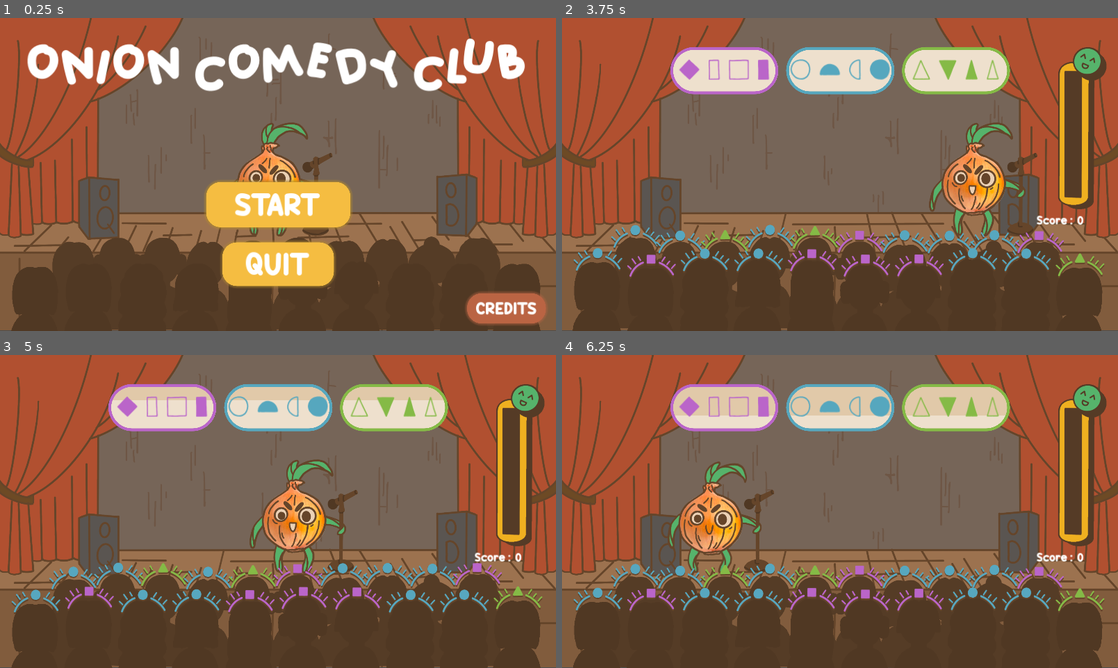
Above: before the commit, frames 1-4 (two rows, left to right).
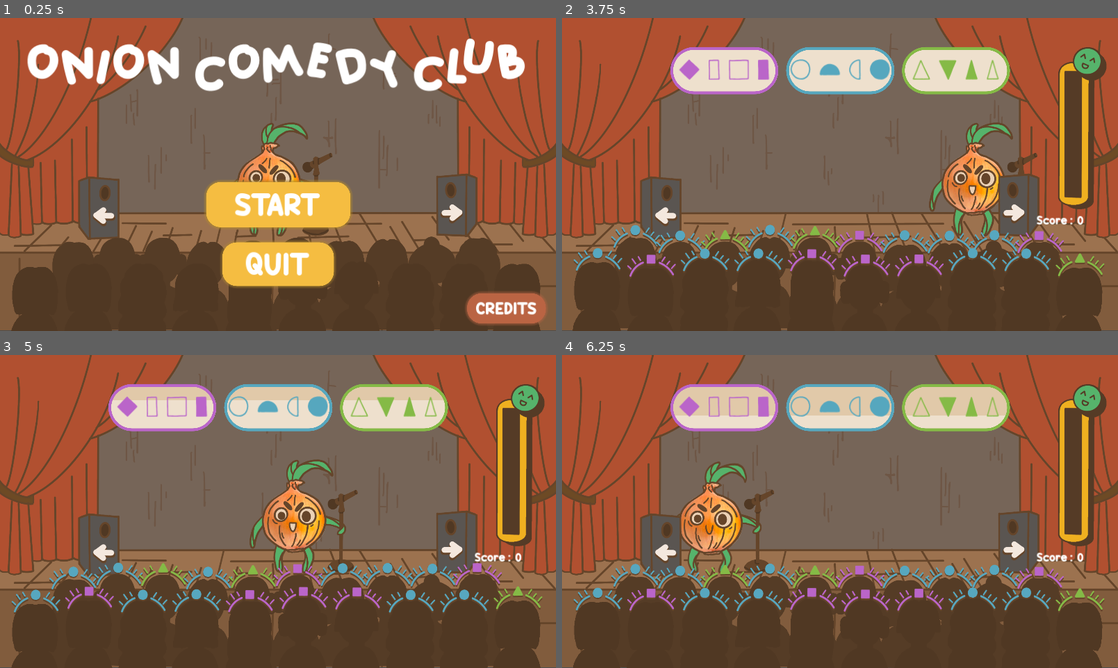
Above: after the commit, the same moments.

Repository: IridescenceFR/GlobalGameJam2024
Game: Godot game, scene res://Scenes/Main.tscn
Two runs of this game, one before a commit and one after it. Both use one fixed random seed, a clock stepped at 60 frames per second and the inputs below.
Inputs (mouse positions are in pixels of both pictures, inside the frame that each line leads up to):
- Up to frame 1 (0.25 s): no input
- Up to frame 2 (3.75 s): click "START" at 0.5 s; move the mouse to (962, 158) at 1.27 s; hold Right (move_right) 1.28-2.03 s; hold N (add_score) 1.28-2.03 s; move the mouse to (728, 190) at 2.02 s; hold Left (move_left) 2.03-2.78 s; tap N (add_score) at 2.1, 3.6 s; move the mouse to (895, 105) at 2.77 s; hold N (add_score) 2.78-3.53 s; hold Right (move_right) from 2.78 s (still down); move the mouse to (812, 237) at 3.52 s
- Up to frame 3 (5 s): move the mouse to (444, 558) at 4.27 s; release Right (move_right) at 4.28 s; hold Left (move_left) from 4.28 s (still down); hold N (add_score) from 4.28 s (still down)
- Up to frame 4 (6.25 s): keep holding Left (move_left); move the mouse to (673, 464) at 5.02 s; release N (add_score) at 5.03 s; tap N (add_score) at 5.1 s; move the mouse to (867, 511) at 5.77 s; hold N (add_score) from 5.78 s (still down)

The runs differ from the first frame. In frame 1, 0.4% of the frame differs, in the area x 16-84%, y 53-69%; in frame 2, 0.7%, in the area x 16-85%, y 50-70%; in frame 3, 0.4%; in frame 4, 0.5%.

Commit message:
ajout speakers

Diff:
--- a/Scenes/Main.tscn
+++ b/Scenes/Main.tscn
@@ -1,14 +1,38 @@
-[gd_scene load_steps=10 format=3 uid="uid://i14lbbymr5jc"]
+[gd_scene load_steps=13 format=3 uid="uid://i14lbbymr5jc"]
 
 [ext_resource type="Script" path="res://scripts/Main.gd" id="1_e2ixv"]
 [ext_resource type="PackedScene" uid="uid://caelarc3j8mx8" path="res://Scenes/hud.tscn" id="2_cllfx"]
 [ext_resource type="Texture2D" uid="uid://bqxcw5jbfjfu5" path="res://assets/Scene.png" id="3_31qod"]
-[ext_resource type="PackedScene" path="res://Scenes/score.tscn" id="4_lrsfv"]
+[ext_resource type="PackedScene" uid="uid://cpgpdrihm2rok" path="res://Scenes/score.tscn" id="4_lrsfv"]
 [ext_resource type="AudioStream" uid="uid://bhva582n6jrgl" path="res://assets/Rires.mp3" id="5_b84yp"]
 [ext_resource type="AudioStream" uid="uid://bajcuj6nrccx6" path="res://assets/voiceline1.mp3" id="5_bji7t"]
 [ext_resource type="AudioStream" uid="uid://cuw6jmmevye8t" path="res://assets/rires_moyens_V2.mp3" id="5_w4n1j"]
 [ext_resource type="AudioStream" uid="uid://ruxkxutabaj5" path="res://assets/malaise.mp3" id="6_c424c"]
 [ext_resource type="AudioStream" uid="uid://34uxyh8ogqf5" path="res://assets/riendutout.mp3" id="8_orhub"]
+[ext_resource type="Texture2D" uid="uid://bj5k5tkd8reuu" path="res://assets/Enceinte1.png" id="10_0cowy"]
+[ext_resource type="Texture2D" uid="uid://cji5p2rru6a2k" path="res://assets/Enceinte2.png" id="11_8xp4s"]
+
+[sub_resource type="SpriteFrames" id="SpriteFrames_t4q7a"]
+animations = [{
+"frames": [{
+"duration": 1.0,
+"texture": ExtResource("10_0cowy")
+}],
+"loop": true,
+"name": &"default",
+"speed": 5.0
+}, {
+"frames": [{
+"duration": 1.0,
+"texture": ExtResource("10_0cowy")
+}, {
+"duration": 1.0,
+"texture": ExtResource("11_8xp4s")
+}],
+"loop": true,
+"name": &"warning",
+"speed": 5.0
+}]
 
 [node name="Main" type="Node"]
 script = ExtResource("1_e2ixv")
@@ -69,6 +93,15 @@
 volume_db = -7.0
 pitch_scale = 0.8
 
+[node name="LeftSpeaker" type="AnimatedSprite2D" parent="." groups=["speakers"]]
+position = Vector2(343, 656)
+sprite_frames = SubResource("SpriteFrames_t4q7a")
+
+[node name="RightSpeaker" type="AnimatedSprite2D" parent="." groups=["speakers"]]
+position = Vector2(1576, 646)
+sprite_frames = SubResource("SpriteFrames_t4q7a")
+flip_h = true
+
 [connection signal="timeout" from="StartTimer" to="." method="_on_start_timer_timeout"]
 [connection signal="start_game" from="HUD" to="." method="_on_hud_start_game"]
 [connection signal="timeout" from="NewJokeTimer" to="." method="_on_start_new_round"]
--- a/scripts/Main.gd
+++ b/scripts/Main.gd
@@ -11,6 +11,7 @@
 var right_answer:int = 0
 var wrong_answer:int = 0
 var onion
+var speakers
 
 signal show_aura()
 #signal cherchant à déclancher le changement de la couleur de l'aura d'un spectateur
@@ -20,6 +21,10 @@
 	create_spectators()
 	onion = load("res://Scenes/onion.tscn").instantiate()
 	add_child(onion)
+	speakers = get_tree().get_nodes_in_group("speakers")
+	for anim: AnimatedSprite2D in speakers:
+		anim.animation = "default"
+		anim.play()
 
 func game_over():
 	$HUD.update_score(score)
@@ -126,11 +131,15 @@
 		$BreatheBetweenJokesTimer.start()
 		if round_with_spotlight.has(round_number + 1):
 			$HUD.show_message("Bonus spotlight!", 1.5)
+			for anim: AnimatedSprite2D in speakers:
+				anim.animation = "warning"
 
 func _on_breathe_between_jokes_timer_timeout():
 	# RESTART DES BULLES + SPECTATOR
 	give_spectators_color()
 	spawn_bubble()
+	for anim: AnimatedSprite2D in speakers:
+		anim.animation = "default"
 	if round_with_spotlight.has(round_number):
 		add_child(create_spotlight())
 		$SpotlightTimer.start()
Binary file added: assets/Enceinte1.png
Not shown, added: assets/Enceinte1.png.import
Binary file added: assets/Enceinte2.png
Not shown, added: assets/Enceinte2.png.import
